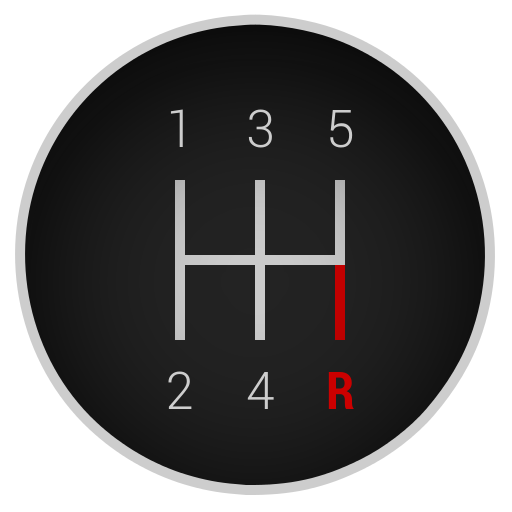
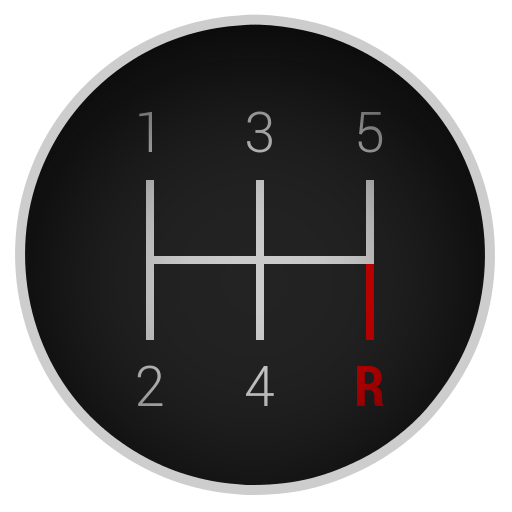
Layer changes from the first w=512, h=512 image to the second:
moved "outer border" above "Layer" over [137,109,384,409]
moved "Layer" above "4" over [137,109,384,409]
painted on "4" over [245,366,274,409]
painted on "2" over [137,365,192,409]
painted on "5" over [330,110,383,153]
painted on "3" over [247,109,272,153]
painted on "1" over [139,109,183,152]
painted on "R" over [328,366,384,409]
painted on "Gears" over [146,180,374,340]
